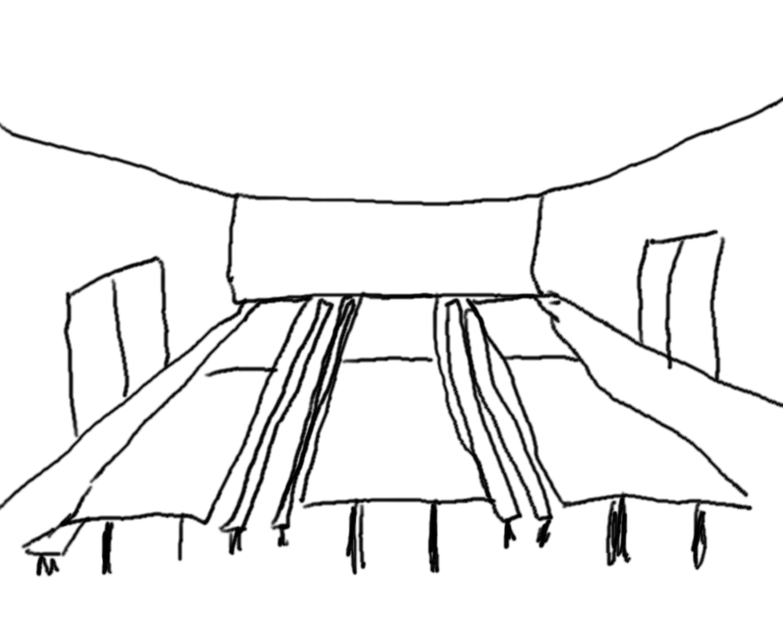
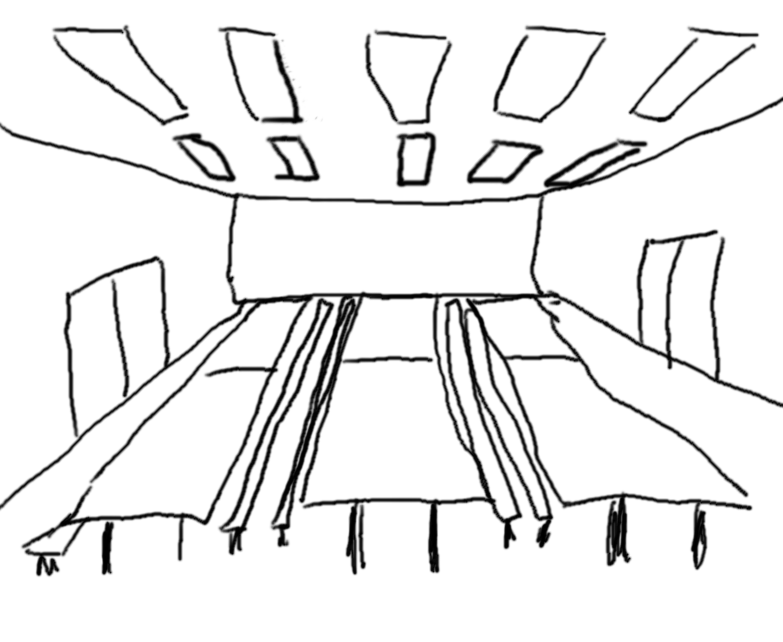
Revision of a layered 783 x 642 image; what changed, layer by layer:
painted on "template.png" over (51, 23, 760, 190)
